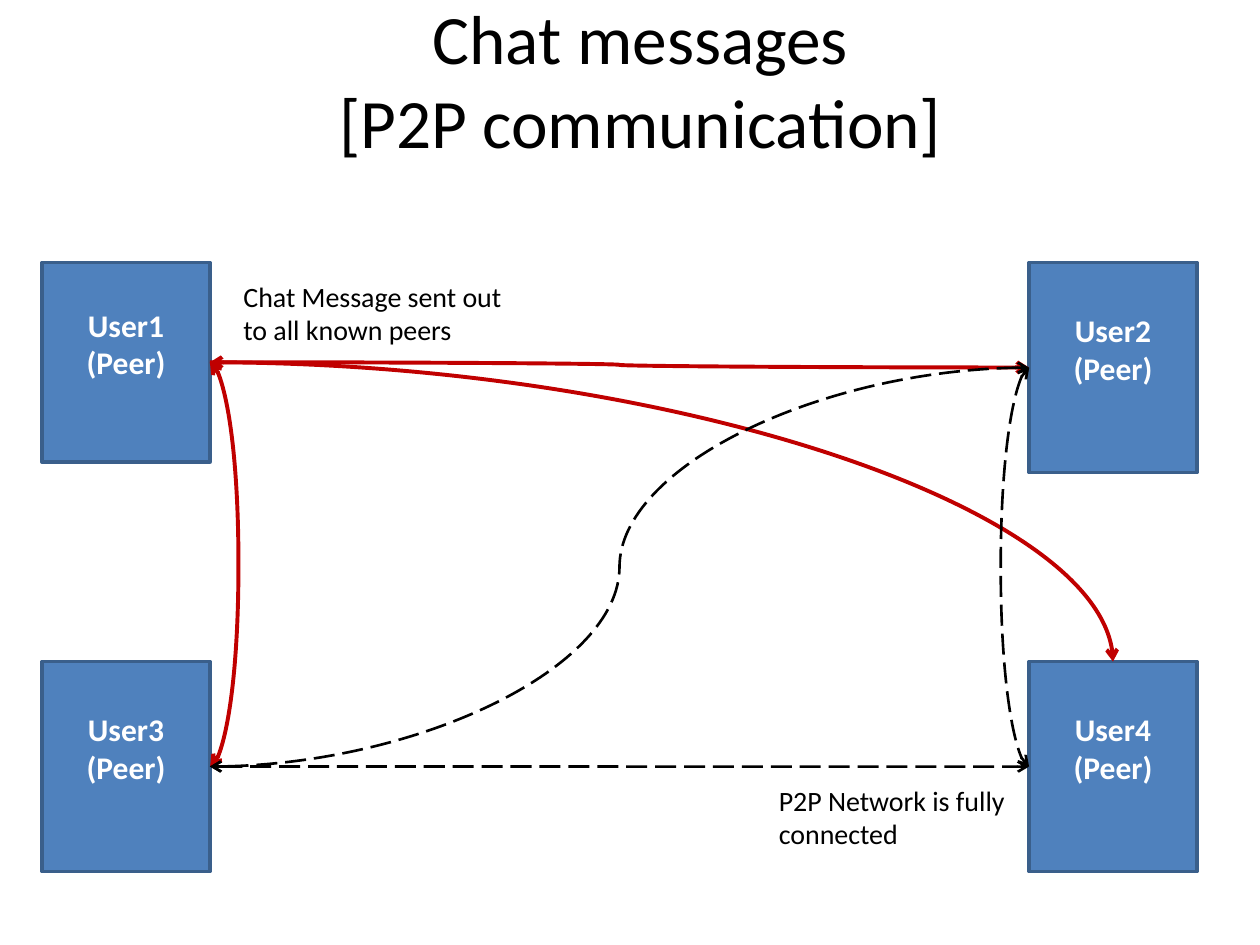
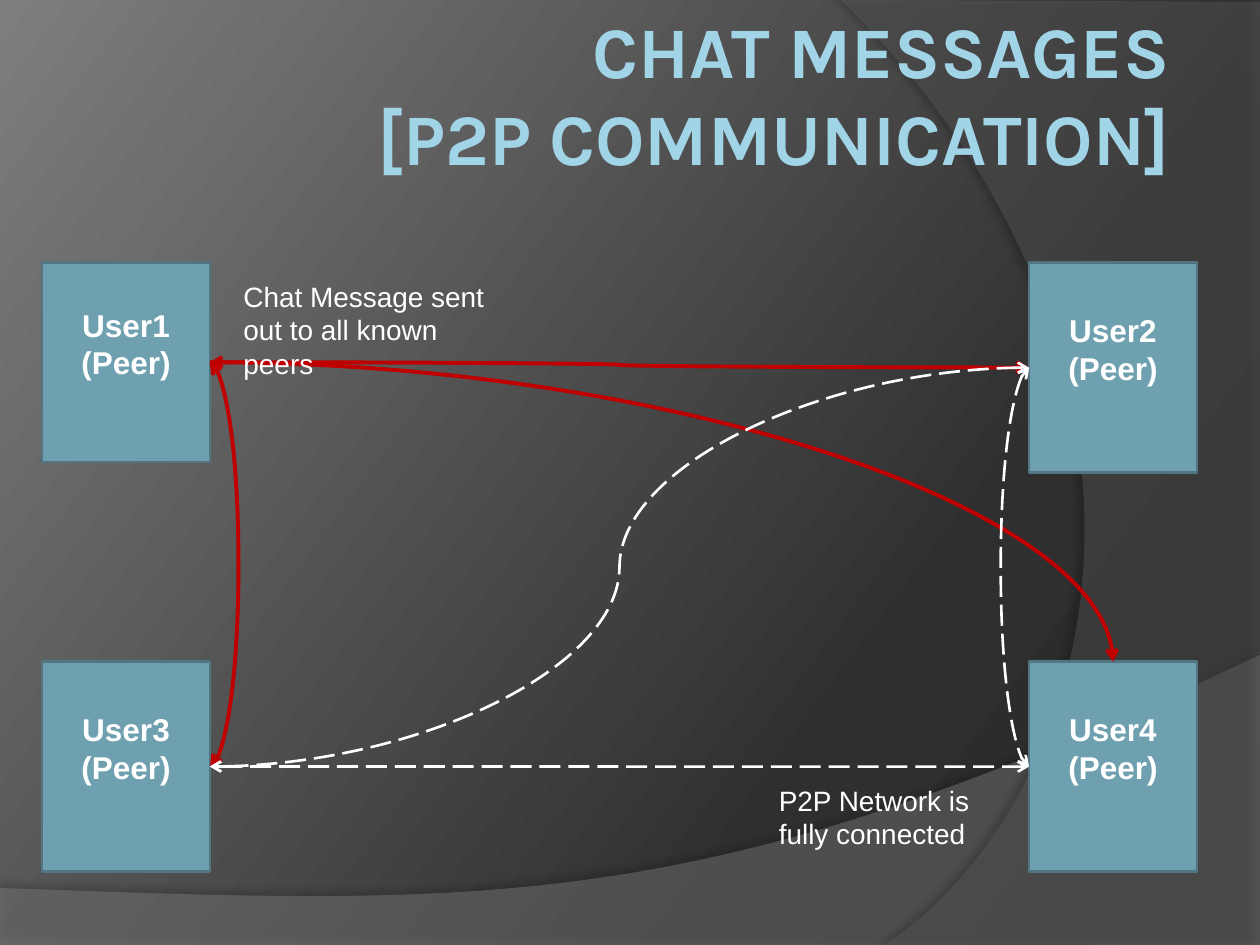
Before and after one commit to satpreetsingh/182mainproject, a slide deck: slide 5 of Documentation/Final Documentation/MultiDraw.pptx. Drawn at 1260x945 pixels with LibreOffice and Linux fonts; fonts in the diff are those of the drawing. Boxes give left, top, right and bottom in pixels: in the first picture for what was removed or moved away, otherwise in the second. Text is boxed around its words. In the diff, an @@ line names an element or a change of style, - is before the commit and + after.

```diff
--- a/Documentation/Final Documentation/MultiDraw.pptx
+++ b/Documentation/Final Documentation/MultiDraw.pptx
@@ background #FFFFFF to gradient #282828 to #2F2F2F to #7E7E7E @@
@@ title "CHAT MESSAGES [P2P COMMUNICATION]" at bbox=[378, 30, 1169, 175]: vertical alignment middle to top @@
@@ freeform shape added at bbox=[842, 0, 1260, 945], fill #5E5E5E at 40% opacity @@
@@ title at bbox=[378, 30, 1169, 175]: text changed; size 39.6 to 41.4 pt; font Calibri to Karla; text colour #000000 to gradient #A1D4E7 to #58808D; bold on @@
-Chat messages
-[P2P communication]
+CHAT MESSAGES
+[P2P COMMUNICATION]
@@ text "Chat Message sent out to ..." at bbox=[243, 286, 484, 379]: font Calibri to Arial, text colour #000000 to #FFFFFF @@
@@ curved double arrow (1029, 368) - (210, 766): stroke #000000 1.5 pt dashed to #FFFFFF 1.5 pt dashed @@
@@ curved double arrow (1029, 368) - (1029, 766): stroke #000000 1.5 pt dashed to #FFFFFF 1.5 pt dashed @@
@@ freeform shape added at bbox=[0, 655, 1260, 945], fill #7F7F7F at 45% opacity @@
@@ font Calibri to Arial; fill #4F81BD to #6EA0B0; outline #3A5F8C 2 pt to #517682 1.5 pt in 4 elements at bbox=[42, 262, 209, 461], bbox=[1029, 262, 1197, 472], bbox=[1029, 662, 1197, 872], bbox=[42, 662, 209, 872] @@
@@ curved double arrow (210, 766) - (1029, 767): stroke #000000 1.5 pt dashed to #FFFFFF 1.5 pt dashed @@
@@ text "P2P Network is fully connected" at bbox=[779, 790, 969, 849]: font Calibri to Arial, text colour #000000 to #FFFFFF @@
```
Also in this commit, not shown: 7 other slides changed, 2 other files.
